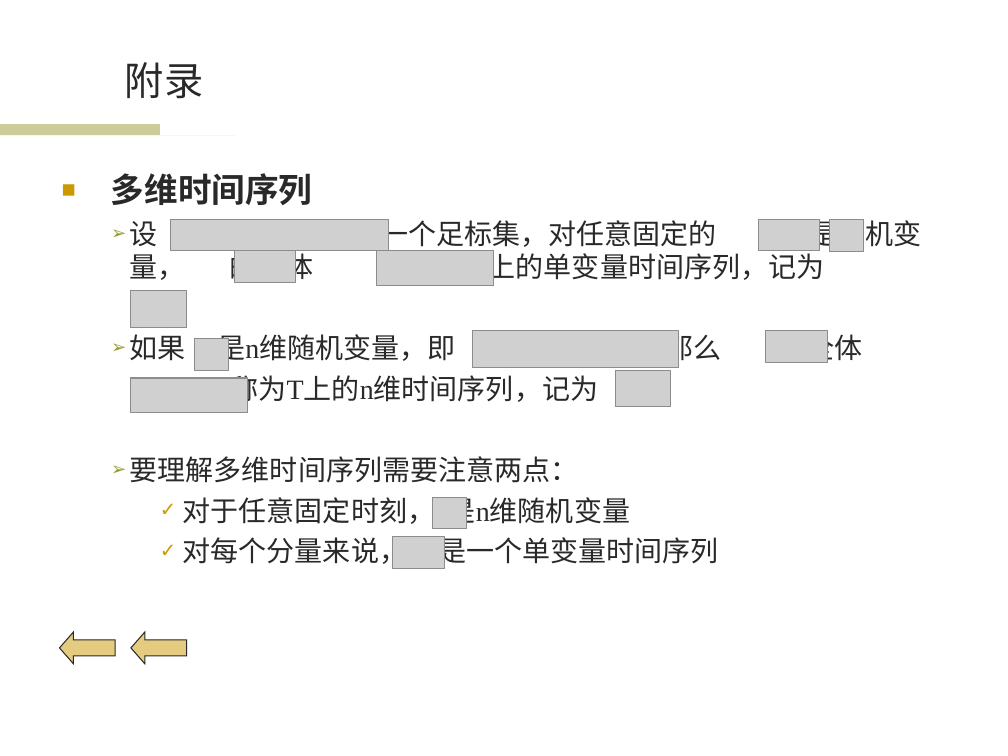
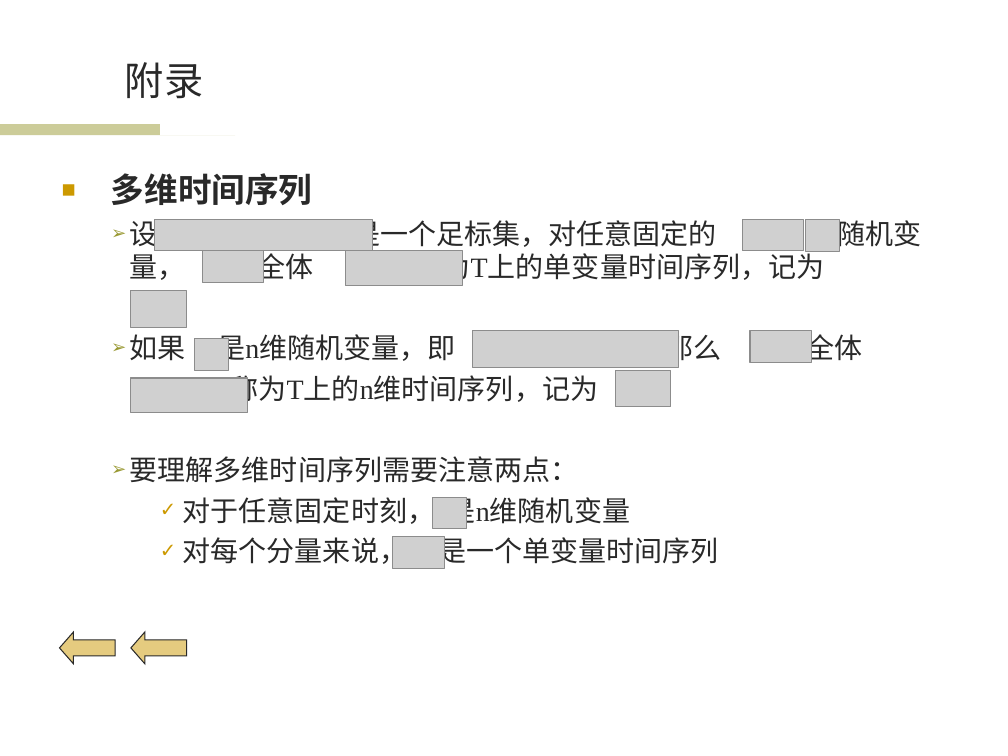
Before and after one commit to wwssttt/NJUThesis, a slide deck: slide 29 of ppt/一种基于时间序列分析的个性化音乐推荐系统及其实现.ppt. Drawn at 1008x756 pixels with LibreOffice and Linux fonts; fonts in the diff are those of the drawing; grey boxes stand for pictures; background and template pictures are left out. Boxes give left, top, right and bottom in pixels: in the first picture for what was removed or moved away, otherwise in the second. Text is boxed around its words. In the diff, an @@ line names an element or a change of style, - is before the commit and + after.

Commit message:
ppt4.1

```diff
--- a/ppt/一种基于时间序列分析的个性化音乐推荐系统及其实现.ppt
+++ b/ppt/一种基于时间序列分析的个性化音乐推荐系统及其实现.ppt
@@ picture: place and size @@
-picture at [830, 220, 864, 252]
+picture at [805, 220, 840, 252]
@@ picture: place and size @@
-picture at [234, 251, 295, 283]
+picture at [203, 251, 264, 283]
@@ picture: place and size @@
-picture at [377, 251, 494, 285]
+picture at [346, 251, 463, 285]
@@ 3 pictures: place and size @@
-3 pictures at [170, 220, 828, 363]
+3 pictures at [154, 220, 811, 363]
```
